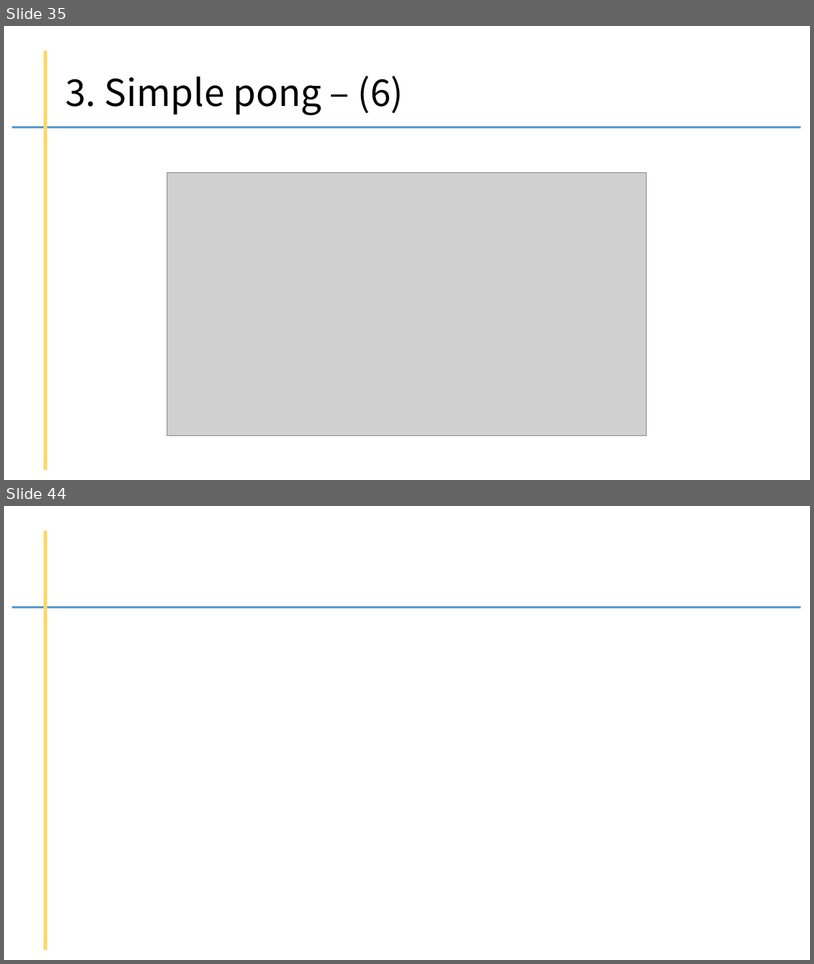
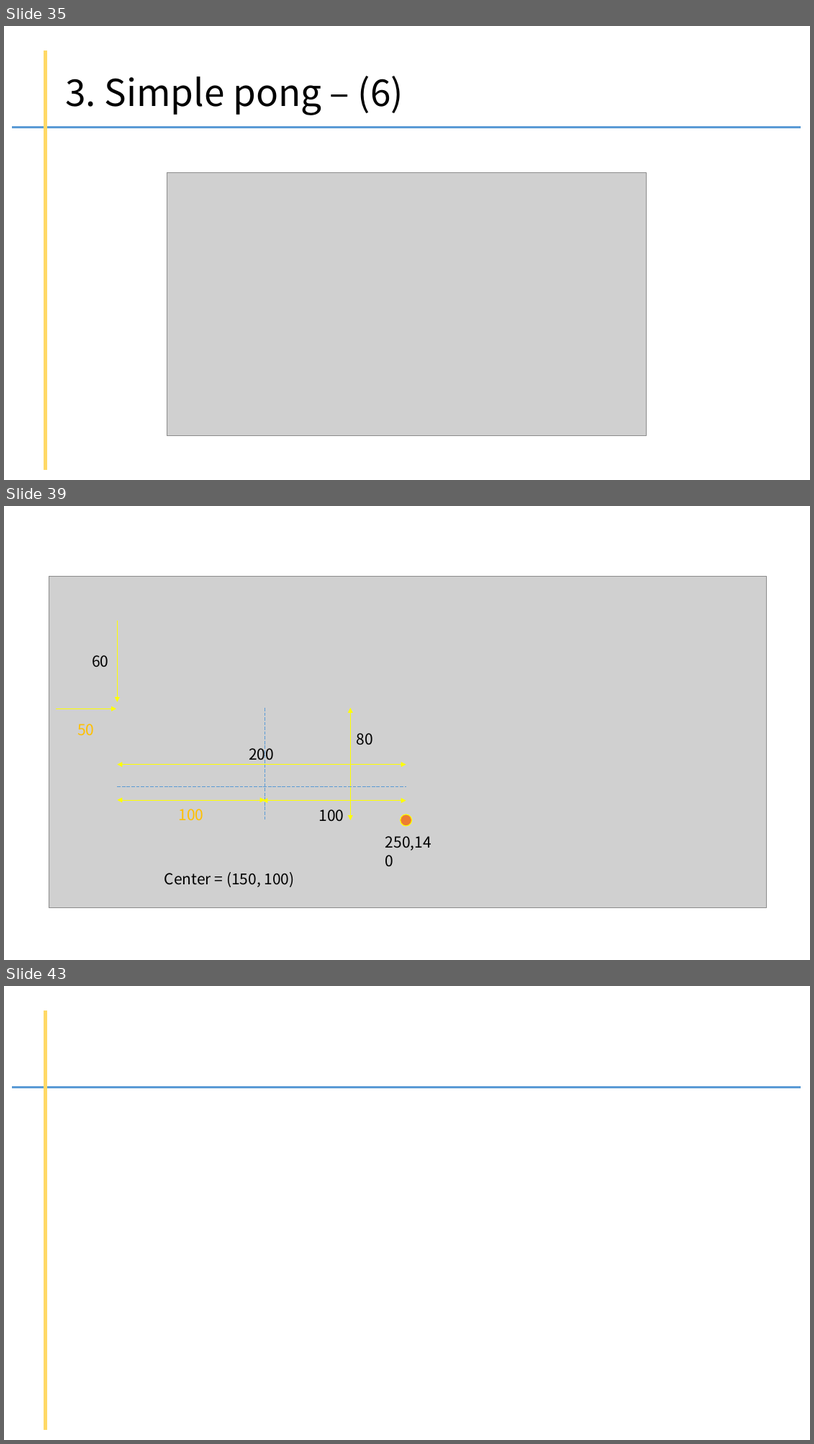
Before and after one commit to kig2929kig/ui, a slide deck: pygame.pptx. Shown one above the other, each under a label of ours: slides 35 and 44 before the commit, slides 35, 39 and 43 after it; the slides between them are not shown. The pictures are 814x964 and 814x1444 pixels, drawn with LibreOffice and Linux fonts; fonts in the diff are those of the drawing; grey boxes stand for pictures. Boxes give left, top, right and bottom in pixels: in the first picture for what was removed or moved away, otherwise in the second. Text is boxed around its words. In the diff, an @@ line names an element or a change of style, - is before the commit and + after.

```diff
--- a/pygame.pptx
+++ b/pygame.pptx
@@ slide 39 added at [4,506,810,960], background #FFFFFF @@
@@ picture added at [49,576,767,907] @@
@@ arrow added from (117, 620) to (117, 702), #FFFF00 0.5 pt @@
@@ text added at [92,655,108,667], 18 pt, text #000000 @@
+60
@@ arrow added from (56, 708) to (116, 708), #FFFF00 0.5 pt @@
@@ line added from (265, 708) to (265, 820), #5B9BD5 0.5 pt dashed @@
@@ double arrow added from (350, 708) to (350, 820), #FFFF00 0.5 pt @@
@@ text added at [77,723,94,736], 18 pt, text #FFC000 @@
+50
@@ text added at [357,733,373,745], 18 pt, text #000000 @@
+80
@@ double arrow added from (117, 764) to (406, 764), #FFFF00 0.5 pt @@
@@ text added at [249,745,274,763], 18 pt, text #000000 @@
+200
@@ line added from (117, 786) to (406, 786), #5B9BD5 0.5 pt dashed @@
@@ double arrow added from (117, 800) to (265, 800), #FFFF00 0.5 pt @@
@@ double arrow added from (263, 800) to (406, 800), #FFFF00 0.5 pt @@
@@ text added at [178,808,203,820], 18 pt, text #FFC000 @@
+100
@@ text added at [319,809,345,821], 18 pt, text #000000 @@
+100
@@ ellipse added at [401,815,412,826], fill #ED7D31, outline #FFFF00 1 pt @@
@@ text added at [386,836,432,850], 18 pt, text #000000 @@
+250,140
@@ text added at [165,872,295,887], 18 pt, text #000000 @@
+Center = (150, 100)
@@ what was slide 44 is now slide 43 @@
```
Also in this commit, not shown: 6 other slides added, 8 slides removed.
